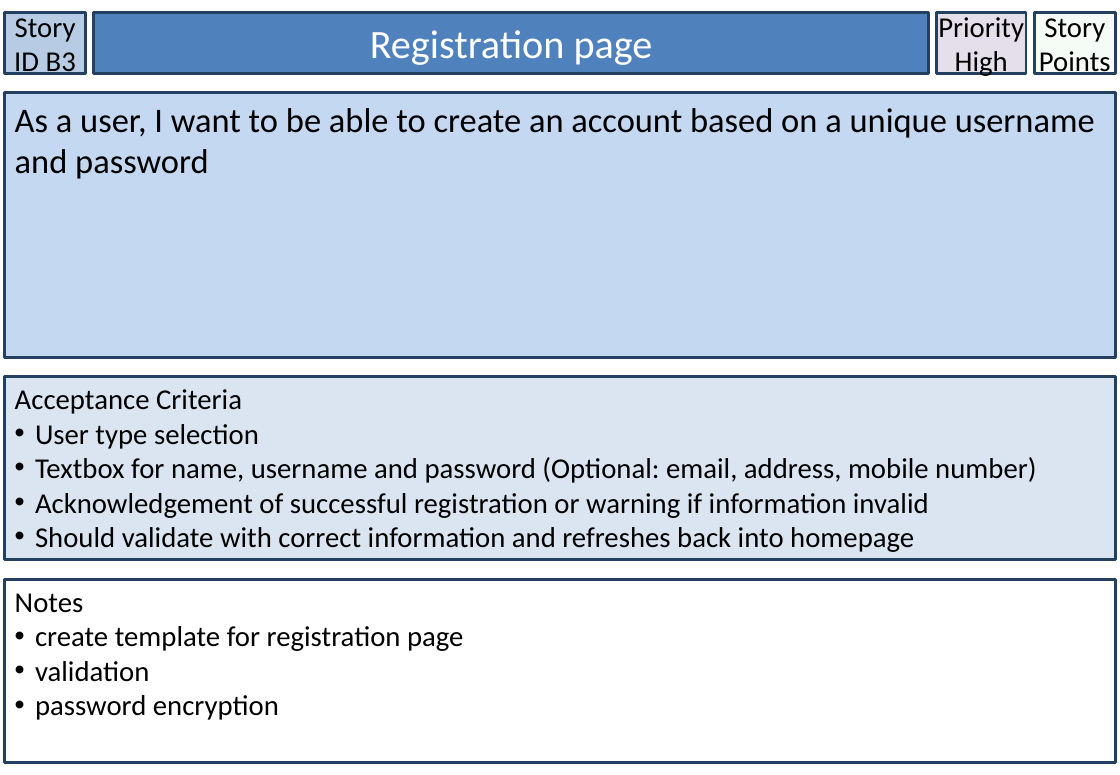
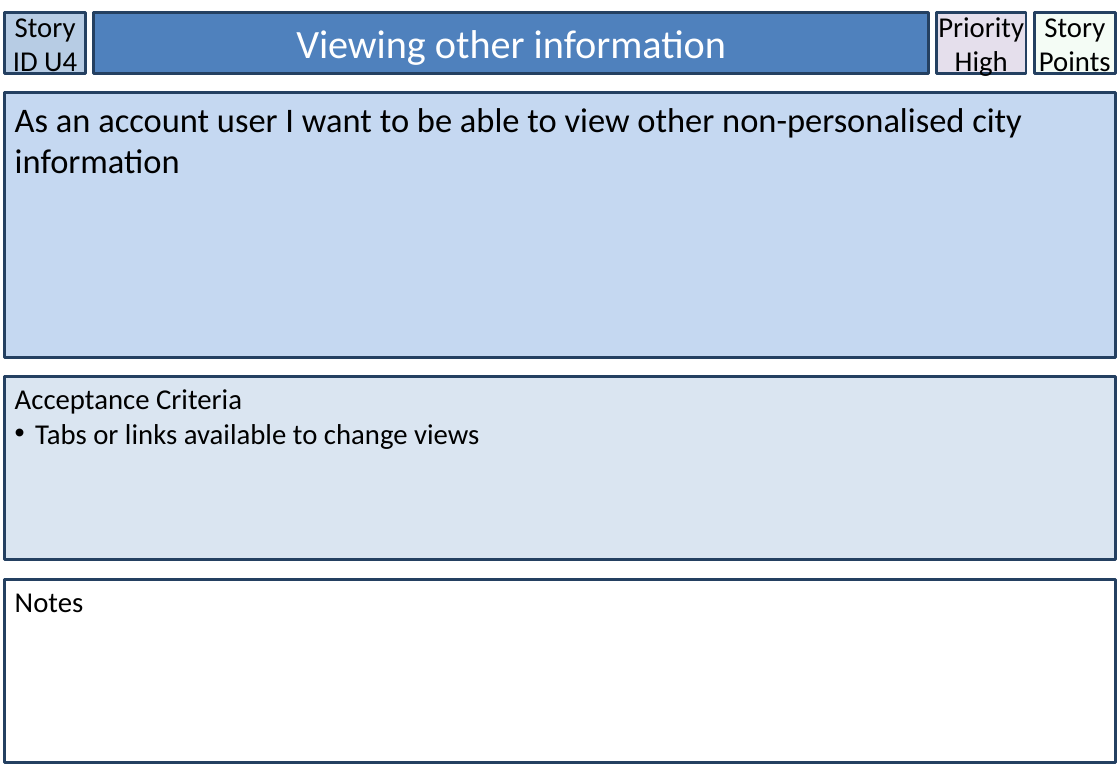
Before and after one commit to LaineBuraga/Discover-Brisbane, a slide deck: slide 5 of User Stories.pptx (slide 8 before the commit). Drawn at 1120x775 pixels with LibreOffice and Linux fonts; fonts in the diff are those of the drawing. Boxes give left, top, right and bottom in pixels: in the first picture for what was removed or moved away, otherwise in the second. Text is boxed around its words. In the diff, an @@ line names an element or a change of style, - is before the commit and + after.

Commit message:
[2nd meeting] Updated copy of user stories and backlog

```diff
--- a/User Stories.pptx
+++ b/User Stories.pptx
@@ text in rectangle at [13,13,77,78]: text changed @@
-Story ID B3
+Story ID U4
@@ text in rectangle at [296,30,726,65]: text changed @@
-Registration page
+Viewing other information
@@ text in rectangle at [15,108,1022,174]: text changed @@
-As a user, I want to be able to create an account based on a unique username and password
+As an account user I want to be able to view other non-personalised city information
@@ text in rectangle at [35,424,479,449]: text changed @@
-• User type selection
-• Textbox for name, username and password (Optional: email, address, mobile number)
-• Acknowledgement of successful registration or warning if information invalid
-• Should validate with correct information and refreshes back into homepage
+• Tabs or links available to change views
@@ text in rectangle at [35,626,463,720]: paragraphs removed @@
-• create template for registration page
-• validation
-• password encryption
```
Also in this commit, not shown: 15 other slides changed, 1 slide added, 1 other file.
